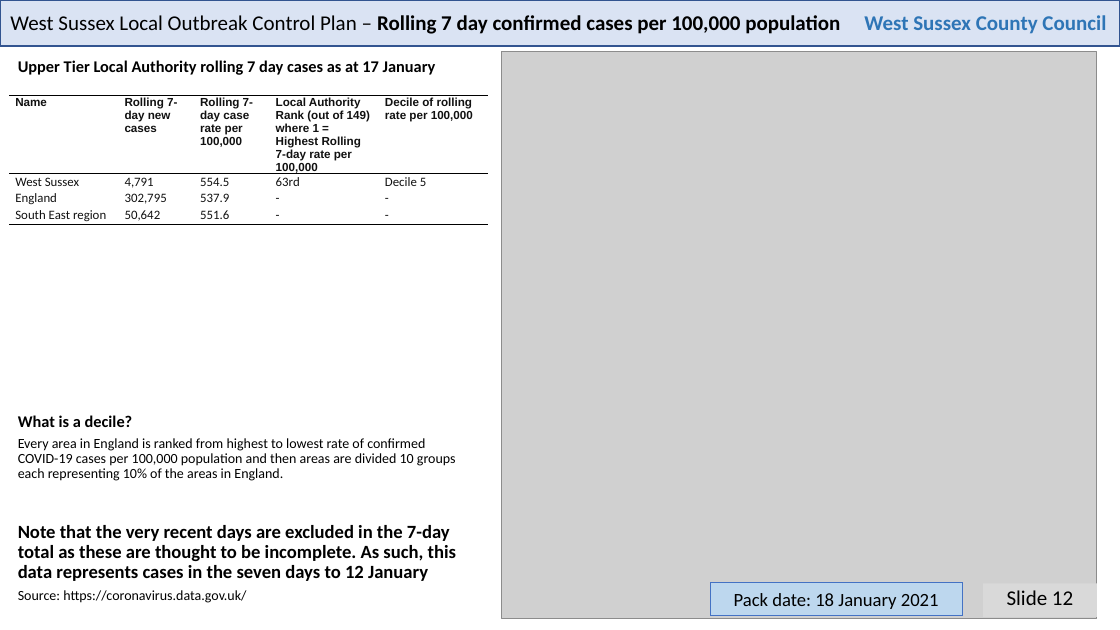
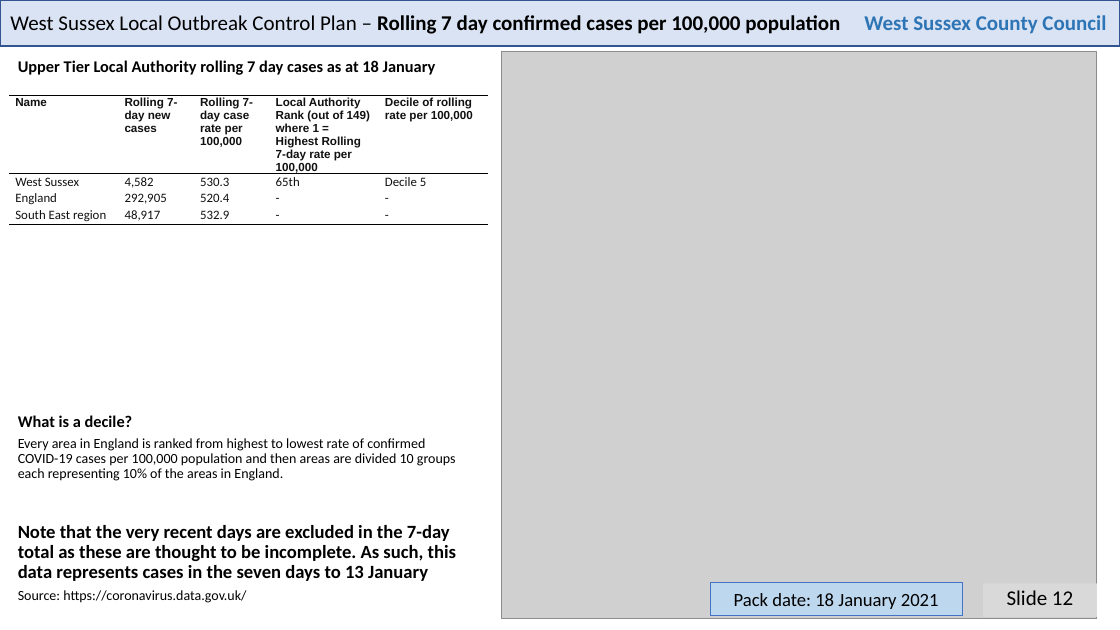
Before and after one commit to psychty/wsx_covid_datapack_public, a slide deck: slide 12 of Latest_West_Sussex_C19_slide_deck.pptx. Drawn at 1120x630 pixels with LibreOffice and Linux fonts; fonts in the diff are those of the drawing; grey boxes stand for pictures. Boxes give left, top, right and bottom in pixels: in the first picture for what was removed or moved away, otherwise in the second. Text is boxed around its words. In the diff, an @@ line names an element or a change of style, - is before the commit and + after.

```diff
--- a/Latest_West_Sussex_C19_slide_deck.pptx
+++ b/Latest_West_Sussex_C19_slide_deck.pptx
@@ text at bbox=[18, 60, 436, 75]: text changed @@
-Upper Tier Local Authority rolling 7 day cases as at 17 January
+Upper Tier Local Authority rolling 7 day cases as at 18 January
@@ table at bbox=[9, 96, 488, 329] @@
-row 2: West Sussex | 4,791 | 554.5 | 63rd | Decile 5
+row 2: West Sussex | 4,582 | 530.3 | 65th | Decile 5
-row 3, column 2: 302,795
+row 3, column 2: 292,905
-row 3, column 3: 537.9
+row 3, column 3: 520.4
-row 4, column 2: 50,642
+row 4, column 2: 48,917
-row 4, column 3: 551.6
+row 4, column 3: 532.9
@@ text at bbox=[18, 525, 456, 581]: text changed @@
-Note that the very recent days are excluded in the 7-day total as these are thought to be incomplete. As such, this data represents cases in the seven days to 12 January
+Note that the very recent days are excluded in the 7-day total as these are thought to be incomplete. As such, this data represents cases in the seven days to 13 January
```
Also in this commit, not shown: 3 other slides changed, 49 other files.
